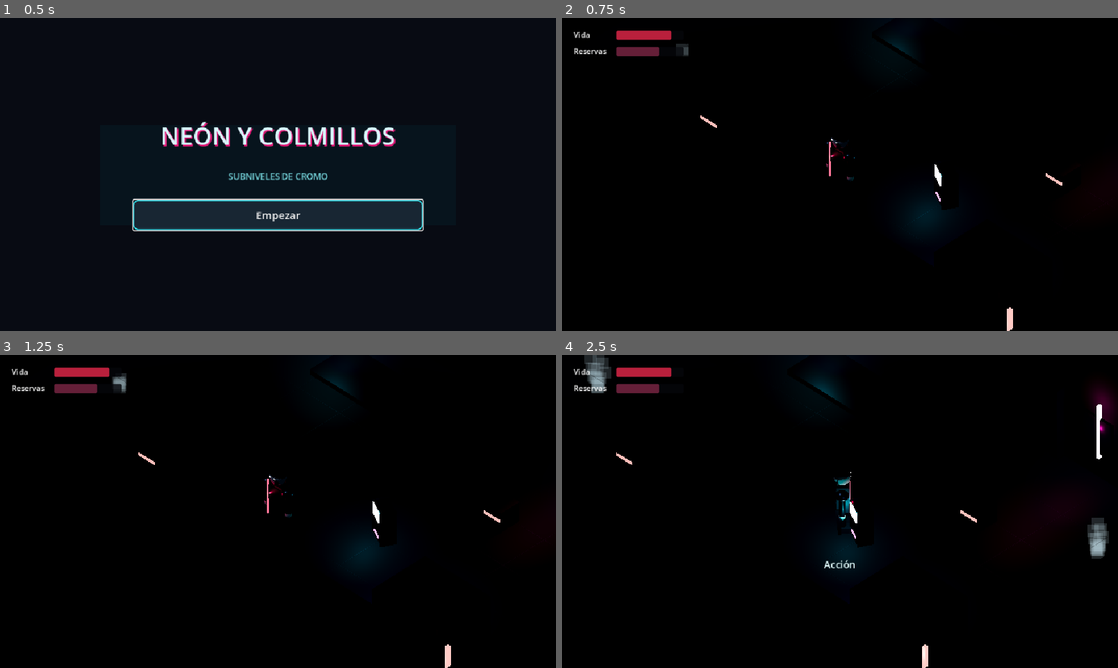
Above: before the commit, frames 1-4 (two rows, left to right).
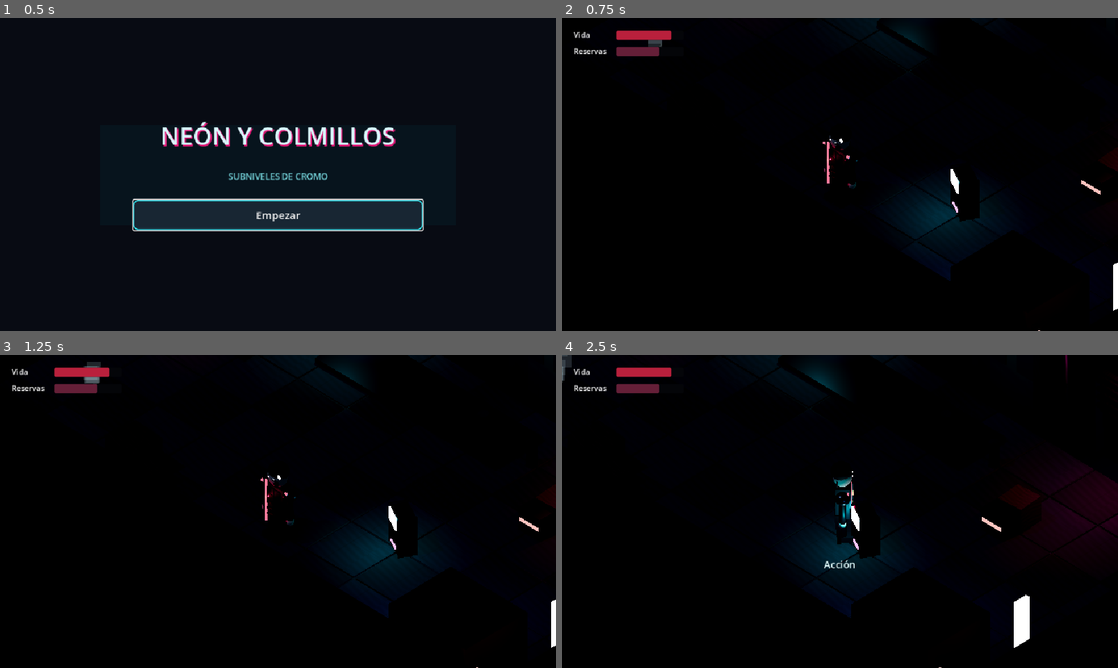
Above: after the commit, the same moments.

Repository: diroka77-pixel/neon-y-colmillos-juego
Game: Godot game, scene res://scenes/inicio.tscn
Two runs of this game, one before a commit and one after it. Both use one fixed random seed, a clock stepped at 60 frames per second and the inputs below.
Inputs (mouse positions are in pixels of both pictures, inside the frame that each line leads up to):
- Up to frame 1 (0.5 s): no input
- Up to frame 2 (0.75 s): click "Empezar" at 0.5 s
- Up to frame 3 (1.25 s): no input
- Up to frame 4 (2.5 s): tap Enter at 1.25 s; move the mouse to (962, 495) at 1.27 s; hold D (mover_derecha) 1.28-2 s; hold E (accion) 1.28-2 s; click (962, 495) at 1.42 s; drag from (728, 527) to (812, 574) at 2.02 s

Frame 1 is identical in both runs. In frame 2, 1.6% of the frame differs, in the area x 15-100%, y 5-100%; in frame 3, 1.8%; in frame 4, 3.9%, in the area x 0-100%, y 0-100%.

Commit message:
Iniciar corte vertical visual con canon de personajes

Diff:
--- a/scripts/callejon.gd
+++ b/scripts/callejon.gd
@@ -61,6 +61,10 @@
 func _construir_callejon() -> void:
 	_crear_caja("Suelo", Vector3(0, -0.16, 0), Vector3(24, 0.3, 15), suelo_material, true)
 	_crear_rejilla_suelo()
+	var detalle := RefugioVisual.new()
+	detalle.name = "RefugioVisual"
+	add_child(detalle)
+	detalle.construir()
 
 	_crear_caja("EdificioNorte", Vector3(0, 2.5, -8.0), Vector3(25, 5.2, 1.2), metal_oscuro, true)
 	_crear_caja("EdificioSur", Vector3(0, 2.0, 8.0), Vector3(25, 4.2, 1.2), metal_oscuro, true)
--- a/scripts/camara_isometrica.gd
+++ b/scripts/camara_isometrica.gd
@@ -11,12 +11,12 @@
 	camara = Camera3D.new()
 	camara.name = "Camera3D"
 	camara.projection = Camera3D.PROJECTION_ORTHOGONAL
-	camara.size = 10.8
+	camara.size = 9.2
 	camara.near = 0.1
-	camara.far = 80.0
-	camara.position = Vector3(8.8, 10.5, 8.8)
+	camara.far = 65.0
+	camara.position = Vector3(8.2, 9.6, 8.2)
 	add_child(camara)
-	camara.look_at(Vector3(0, 0.7, 0), Vector3.UP)
+	camara.look_at(Vector3(0, 0.95, 0), Vector3.UP)
 	camara.current = true
 
 
--- a/scripts/diroka.gd
+++ b/scripts/diroka.gd
@@ -70,6 +70,8 @@
 	var pelo := _material(Color("08090d"), 0.05, 0.72)
 	var rojo := _material_emisivo(Color("a71331"), Color("df1749"), 1.7)
 	var verde := _material_emisivo(Color("31b878"), Color("66ffc0"), 2.5)
+	var cian := _material_emisivo(Color("075565"), Color("29e9ff"), 3.2)
+	var hebilla := _material(Color("94714c"), 0.8, 0.25)
 
 	_crear_cilindro("PiernaIzq", Vector3(-0.2, 0.52, 0), 0.13, 0.9, cuero)
 	_crear_cilindro("PiernaDer", Vector3(0.2, 0.52, 0), 0.13, 0.9, cuero)
@@ -77,6 +79,8 @@
 	_crear_caja("BotaDer", Vector3(0.2, 0.11, 0.08), Vector3(0.3, 0.25, 0.48), cuero_claro)
 	_crear_caja("Torso", Vector3(0, 1.48, 0), Vector3(0.78, 1.05, 0.43), cuero_claro)
 	_crear_caja("Pecho", Vector3(0, 1.62, 0.235), Vector3(0.7, 0.62, 0.06), metal)
+	_crear_caja("CorreaPecho", Vector3(0.05, 1.64, 0.275), Vector3(0.12, 0.7, 0.045), cuero)
+	_crear_caja("HebillaPecho", Vector3(0.05, 1.67, 0.305), Vector3(0.19, 0.16, 0.035), hebilla)
 
 	_crear_esfera("HombroIzq", Vector3(-0.49, 1.78, 0), Vector3(0.22, 0.2, 0.24), metal)
 	_crear_esfera("HombroDer", Vector3(0.49, 1.78, 0), Vector3(0.22, 0.2, 0.24), metal)
@@ -100,8 +104,15 @@
 	var placa := _crear_caja("ImplanteMejilla", Vector3(0.205, 2.20, 0.274), Vector3(0.18, 0.19, 0.035), metal)
 	placa.rotation_degrees.z = -12.0
 	_crear_caja("BordeImplante", Vector3(0.2, 2.305, 0.297), Vector3(0.21, 0.035, 0.025), _material(Color("aeb8c3"), 0.9, 0.2))
+	var implante_sien := _crear_caja("ImplanteSienCian", Vector3(0.245, 2.43, 0.205), Vector3(0.12, 0.095, 0.035), cian)
+	implante_sien.rotation_degrees.z = -32.0
 
 	_crear_caja("LineaAbrigo", Vector3(-0.22, 1.42, 0.27), Vector3(0.055, 1.5, 0.035), rojo)
+	_crear_caja("LuzHombroIzq", Vector3(-0.49, 1.84, 0.16), Vector3(0.08, 0.28, 0.04), rojo)
+	_crear_caja("LuzHombroDer", Vector3(0.49, 1.84, 0.16), Vector3(0.08, 0.28, 0.04), rojo)
+	for y in [1.35, 1.15, 0.95]:
+		_crear_caja("CinturonAbrigo", Vector3(0, y, 0.255), Vector3(0.72, 0.055, 0.04), cuero)
+		_crear_caja("HebillaAbrigo", Vector3(0, y, 0.286), Vector3(0.14, 0.1, 0.025), hebilla)
 	for datos in [["FaldonIzq", -0.23, -0.14], ["FaldonDer", 0.23, 0.14]]:
 		var pivote := Node3D.new()
 		pivote.name = datos[0]
--- /dev/null
+++ b/scripts/refugio_visual.gd
@@ -0,0 +1,194 @@
+class_name RefugioVisual
+extends Node3D
+
+var piedra: StandardMaterial3D
+var hormigon: StandardMaterial3D
+var metal: StandardMaterial3D
+var metal_negro: StandardMaterial3D
+var madera: StandardMaterial3D
+var vidrio: StandardMaterial3D
+var cian: StandardMaterial3D
+var rojo: StandardMaterial3D
+var ambar: StandardMaterial3D
+
+
+func construir() -> void:
+	_preparar_materiales()
+	_suelo_con_detalle()
+	_fachada_taller()
+	_puesto_callejero()
+	_utileria()
+
+
+func _preparar_materiales() -> void:
+	piedra = _material_textura(Color("30383d"), Color("596269"), 0.08, 0.82, 17)
+	hormigon = _material_textura(Color("252c31"), Color("4b5357"), 0.02, 0.9, 31)
+	metal = _material_textura(Color("273138"), Color("5a676d"), 0.76, 0.34, 53)
+	metal_negro = _material(Color("090e13"), 0.68, 0.4)
+	madera = _material_textura(Color("3c2b27"), Color("805640"), 0.02, 0.72, 71, true)
+	vidrio = _material(Color("092832"), 0.46, 0.08)
+	cian = _emisivo(Color("064b54"), Color("2ceeff"), 4.3)
+	rojo = _emisivo(Color("541020"), Color("ff294d"), 4.1)
+	ambar = _emisivo(Color("5f4315"), Color("ffc35a"), 3.7)
+
+
+func _suelo_con_detalle() -> void:
+	# Baldosas independientes: rompen la superficie plana y reciben el neón de forma distinta.
+	for z in range(-3, 4):
+		for x in range(-5, 6):
+			var tono := piedra if (x + z) % 3 else hormigon
+			var baldosa := _caja(Vector3(x * 2.02, 0.015, z * 1.92), Vector3(1.94, 0.07, 1.84), tono)
+			baldosa.rotation_degrees.y = float((x * 7 + z * 11) % 3 - 1) * 0.22
+
+	# Canal de desagüe legible y con relieve real.
+	_caja(Vector3(0.0, 0.075, 4.9), Vector3(8.5, 0.05, 0.8), metal_negro)
+	for i in range(20):
+		_caja(Vector3(-4.0 + i * 0.42, 0.108, 4.9), Vector3(0.25, 0.035, 0.66), metal)
+
+
+func _fachada_taller() -> void:
+	# El fondo existente se convierte en una fachada por capas.
+	_caja(Vector3(-5.8, 2.2, -7.33), Vector3(3.55, 3.9, 0.16), metal_negro)
+	for y in range(14):
+		_caja(Vector3(-5.8, 0.52 + y * 0.245, -7.18), Vector3(3.25, 0.15, 0.13), metal)
+	_marquesina(Vector3(-5.8, 4.25, -6.85), 4.0)
+	_cartel(Vector3(-5.8, 4.62, -7.08), Vector3(3.0, 0.42, 0.12), ambar, Color("ffc35a"))
+
+	# Puerta principal y marco profundo.
+	_caja(Vector3(1.1, 1.75, -7.29), Vector3(2.5, 3.2, 0.18), madera)
+	_caja(Vector3(1.1, 3.48, -7.05), Vector3(3.0, 0.28, 0.5), metal)
+	for x in [-0.3, 2.5]:
+		_caja(Vector3(x, 1.82, -7.05), Vector3(0.28, 3.55, 0.5), metal)
+	for x in [0.45, 1.75]:
+		_caja(Vector3(x, 2.1, -7.17), Vector3(0.86, 1.35, 0.06), vidrio)
+	_cartel(Vector3(1.1, 3.92, -6.86), Vector3(2.5, 0.13, 0.12), cian, Color("2ceeff"))
+
+	# Ventanas, persianas y ventilación dan escala humana.
+	for x in [5.2, 8.0]:
+		_caja(Vector3(x, 2.65, -7.29), Vector3(1.8, 1.8, 0.15), vidrio)
+		_caja(Vector3(x, 3.65, -7.06), Vector3(2.1, 0.18, 0.34), metal)
+		for y in range(5):
+			_caja(Vector3(x, 2.05 + y * 0.3, -7.12), Vector3(1.62, 0.08, 0.14), metal)
+	_ventilador(Vector3(8.0, 1.15, -7.0))
+
+	# Tuberías y abrazaderas añaden detalle vertical.
+	for x in [-10.1, -9.55, 3.55]:
+		_cilindro(Vector3(x, 2.55, -7.0), 0.1, 4.7, metal)
+		for y in [0.7, 2.25, 4.25]:
+			_cilindro(Vector3(x, y, -7.0), 0.15, 0.12, metal_negro)
+	var tubo_horizontal := _cilindro(Vector3(-3.0, 4.75, -7.0), 0.09, 13.0, metal)
+	tubo_horizontal.rotation_degrees.z = 90.0
+
+
+func _puesto_callejero() -> void:
+	_caja(Vector3(-8.4, 0.18, -3.6), Vector3(3.3, 0.25, 2.45), madera)
+	_caja(Vector3(-8.4, 0.83, -2.65), Vector3(3.2, 1.0, 0.5), madera)
+	for x in [-9.75, -7.05]:
+		_caja(Vector3(x, 1.95, -3.55), Vector3(0.15, 3.4, 0.15), metal)
+	var techo := _caja(Vector3(-8.4, 3.56, -3.55), Vector3(3.55, 0.16, 2.75), madera)
+	techo.rotation_degrees.z = -2.5
+	_cartel(Vector3(-8.4, 3.25, -2.14), Vector3(2.6, 0.13, 0.12), rojo, Color("ff294d"))
+	for i in range(5):
+		_caja(Vector3(-9.55 + i * 0.58, 1.43, -2.66), Vector3(0.34, 0.42 + (i % 2) * 0.13, 0.34), metal)
+
+
+func _utileria() -> void:
+	# Contenedor, cajas, bolardos y cableado llenan el plano sin cerrar el paso jugable.
+	_caja(Vector3(8.4, 0.76, 4.7), Vector3(2.9, 1.4, 1.7), metal)
+	var tapa := _caja(Vector3(8.4, 1.54, 4.62), Vector3(3.0, 0.18, 1.75), metal_negro)
+	tapa.rotation_degrees.x = -7.0
+	for datos in [[-5.3, 3.7, 1.2], [-4.2, 4.1, 0.75], [5.3, -3.3, 0.9]]:
+		var medida := float(datos[2])
+		var caja := _caja(Vector3(float(datos[0]), medida * 0.5 + 0.06, float(datos[1])), Vector3(medida, medida, medida), madera)
+		caja.rotation_degrees.y = float(int(float(datos[0]) * 11.0) % 9)
+
+	for x in [-1.2, 0.8, 2.8]:
+		_cilindro(Vector3(x, 0.45, -4.75), 0.17, 0.86, metal)
+		_caja(Vector3(x, 0.75, -4.75), Vector3(0.21, 0.15, 0.21), cian)
+
+	for z in [-5.8, -3.9, -2.0]:
+		_caja(Vector3(11.75, 2.0, z), Vector3(0.16, 2.8, 0.42), metal)
+	_cartel(Vector3(11.6, 2.4, 2.9), Vector3(0.14, 2.8, 0.5), rojo, Color("ff294d"))
+
+
+func _marquesina(posicion: Vector3, ancho: float) -> void:
+	var techo := _caja(posicion, Vector3(ancho, 0.16, 1.15), metal)
+	techo.rotation_degrees.x = -8.0
+	_caja(posicion + Vector3(0, -0.17, 0.42), Vector3(ancho * 0.82, 0.06, 0.08), ambar)
+
+
+func _ventilador(posicion: Vector3) -> void:
+	var aro := _cilindro(posicion, 0.68, 0.18, metal)
+	aro.rotation_degrees.x = 90.0
+	for angulo in [0.0, 45.0, 90.0, 135.0]:
+		var pala := _caja(posicion + Vector3(0, 0, 0.13), Vector3(0.12, 1.05, 0.07), metal_negro)
+		pala.rotation_degrees.z = angulo
+
+
+func _cartel(posicion: Vector3, tamano: Vector3, material: Material, color_luz: Color) -> void:
+	_caja(posicion, tamano, material)
+	var luz := OmniLight3D.new()
+	luz.position = posicion + Vector3(0, 0, 0.5)
+	luz.light_color = color_luz
+	luz.light_energy = 1.25
+	luz.omni_range = 4.2
+	luz.shadow_enabled = false
+	add_child(luz)
+
+
+func _caja(posicion: Vector3, tamano: Vector3, material: Material) -> MeshInstance3D:
+	var malla := BoxMesh.new()
+	malla.size = tamano
+	var nodo := MeshInstance3D.new()
+	nodo.position = posicion
+	nodo.mesh = malla
+	nodo.material_override = material
+	add_child(nodo)
+	return nodo
+
+
+func _cilindro(posicion: Vector3, radio: float, altura: float, material: Material) -> MeshInstance3D:
+	var malla := CylinderMesh.new()
+	malla.top_radius = radio
+	malla.bottom_radius = radio
+	malla.height = altura
+	malla.radial_segments = 16
+	var nodo := MeshInstance3D.new()
+	nodo.position = posicion
+	nodo.mesh = malla
+	nodo.material_override = material
+	add_child(nodo)
+	return nodo
+
+
+func _material(color: Color, metalicidad: float, rugosidad: float) -> StandardMaterial3D:
+	var material := StandardMaterial3D.new()
+	material.albedo_color = color
+	material.metallic = metalicidad
+	material.roughness = rugosidad
+	return material
+
+
+func _material_textura(base: Color, detalle: Color, metalicidad: float, rugosidad: float, semilla: int, vetas := false) -> StandardMaterial3D:
+	var imagen := Image.create(96, 96, false, Image.FORMAT_RGBA8)
+	for y in range(96):
+		for x in range(96):
+			var grano := (sin(float(x * 19 + y * 31 + semilla * 17)) * 0.5 + 0.5) * 0.18
+			if vetas:
+				grano += (sin(float(y) * 0.31 + sin(float(x) * 0.08) * 2.0) * 0.5 + 0.5) * 0.2
+			var color := base.lerp(detalle, grano)
+			if (x + semilla) % 47 == 0 or (y + semilla * 2) % 61 == 0:
+				color = color.darkened(0.12)
+			imagen.set_pixel(x, y, color)
+	var material := _material(Color.WHITE, metalicidad, rugosidad)
+	material.albedo_texture = ImageTexture.create_from_image(imagen)
+	material.uv1_scale = Vector3(2.4, 2.4, 2.4)
+	return material
+
+
+func _emisivo(color: Color, emision: Color, energia: float) -> StandardMaterial3D:
+	var material := _material(color, 0.42, 0.28)
+	material.emission_enabled = true
+	material.emission = emision
+	material.emission_energy_multiplier = energia
+	return material
Not shown, changed: export_presets.cfg
Not shown, added: docs/DIRECCION_VISUAL.md
